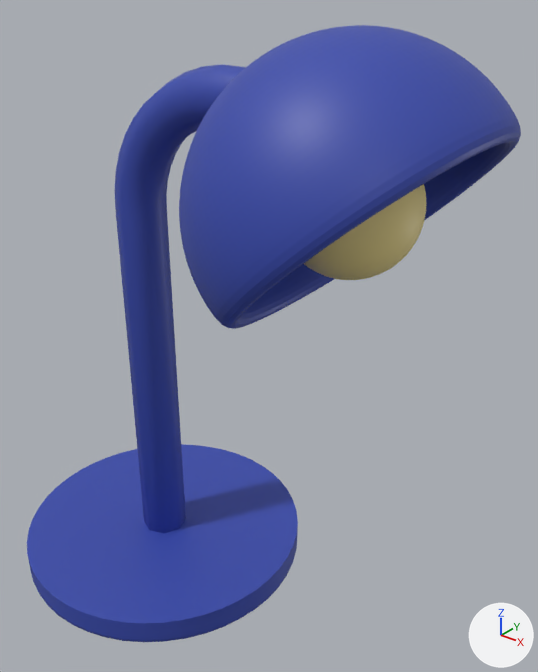
Before and after pictures for a commit that changed the Blender file Models/Main level/Clutter Room/lamp.blend.
The view is the same before and after, from a 50 mm lens placed at (4.03, -3.55, 4.5), pointed at (0.99, 0.25, 2.14). Lighting does not change. The marker at lower right points along +X, +Y and +Z.
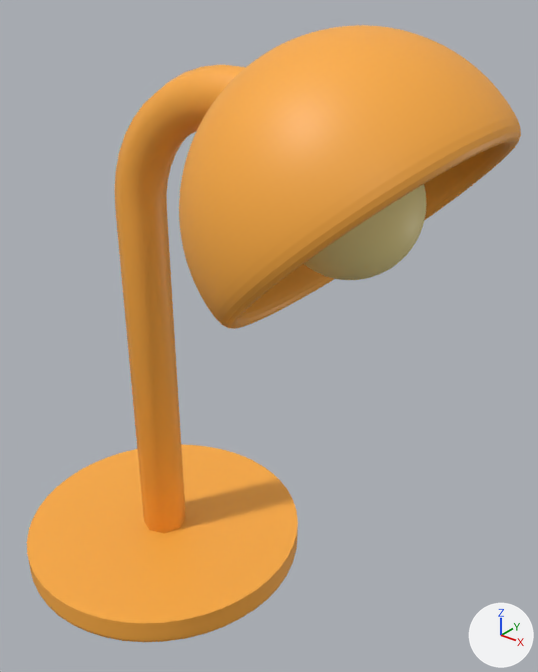
What differs and where, as boxes (x1, y1, x2, y2) in the pictures (538 x 672 px):
'Sphere', recoloured (blue to orange): (179, 25, 521, 329) in both
'Cylinder', recoloured (blue to orange): (27, 444, 298, 642) in both
'Cylinder.001', recoloured (blue to orange): (115, 65, 245, 533) in both

The change, as a list of edits to the scene's bpy script:
```text
Change mat_blue:
    mat_blue.base_color: (0.0382, 0.0685, 0.413) -> (1.0, 0.423, 0.0545)  # blue #374aac -> orange #ffae42
```
